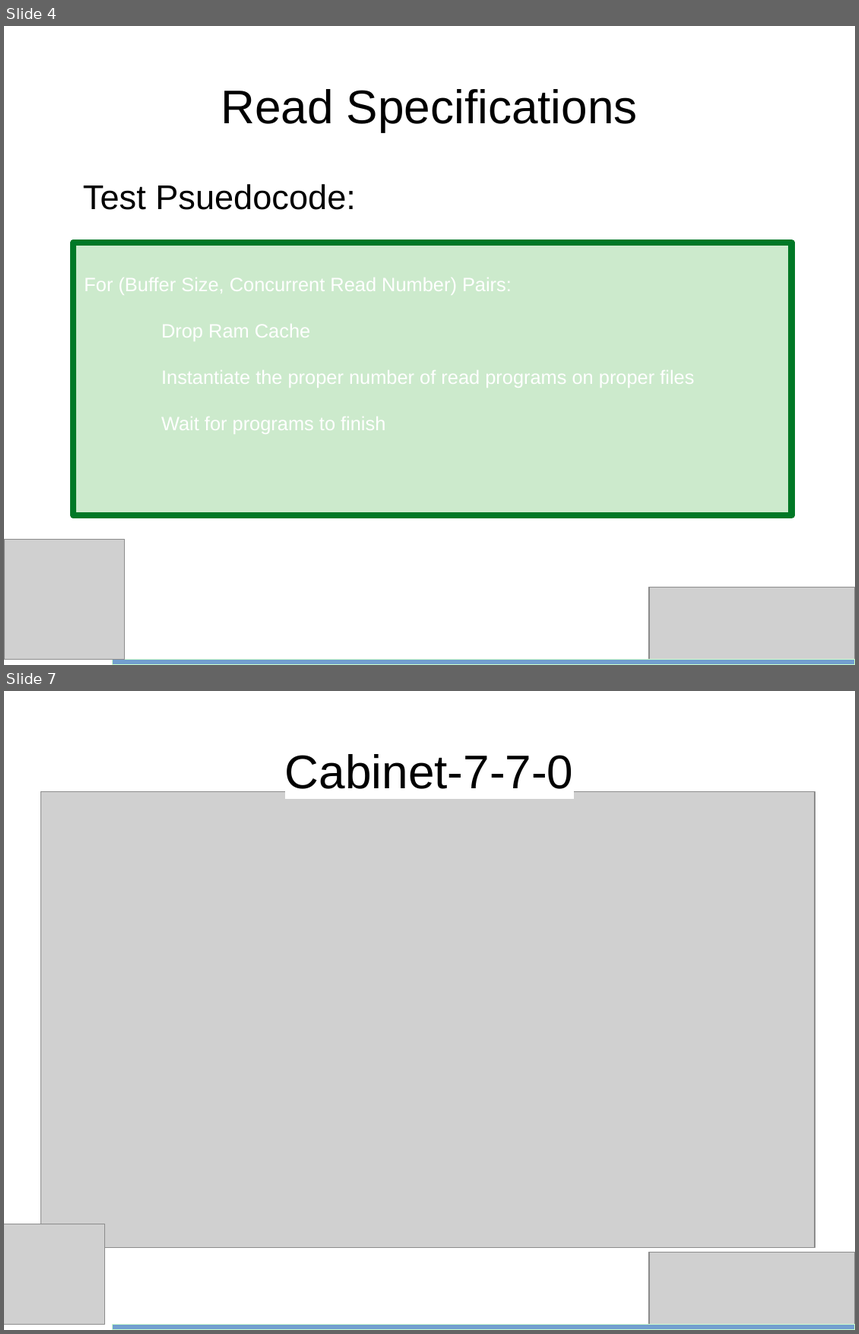
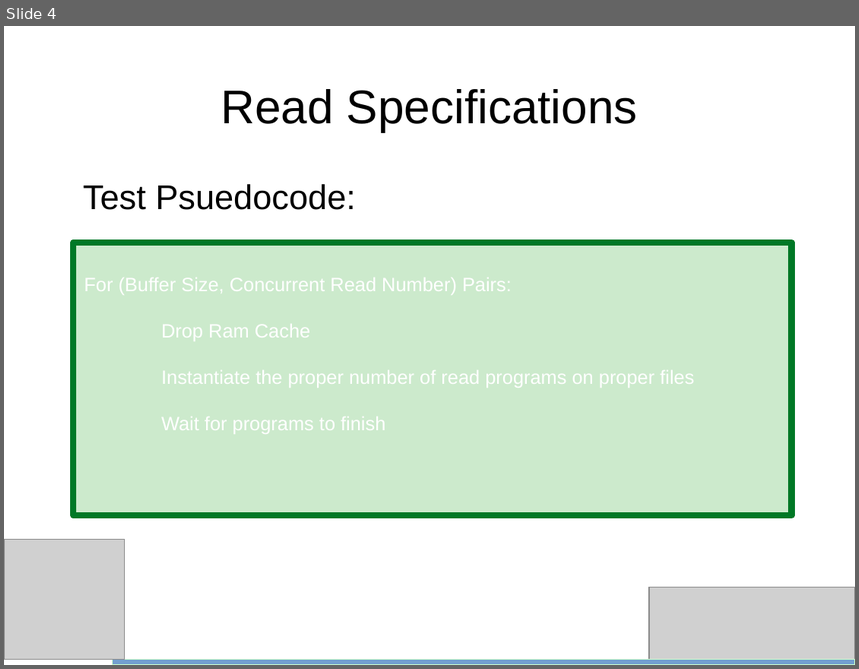
Before and after one commit to bth5032/CMS, a slide deck: Summer_2015/IOHeavyCI/Results/Powerpoints/condor_and_longrun.odp. Shown one above the other, each under a label of ours: slides 4 and 7 before the commit, slide 4 after it; the slides between them are not shown. The pictures are 859x1334 and 859x669 pixels, drawn with LibreOffice and Linux fonts; fonts in the diff are those of the drawing; grey boxes stand for pictures. Boxes give left, top, right and bottom in pixels: in the first picture for what was removed or moved away, otherwise in the second. Text is boxed around its words. In the diff, an @@ line names an element or a change of style, - is before the commit and + after.

```diff
--- a/Summer_2015/IOHeavyCI/Results/Powerpoints/condor_and_longrun.odp
+++ b/Summer_2015/IOHeavyCI/Results/Powerpoints/condor_and_longrun.odp
@@ slide 7 removed at <box>4,691,855,1330</box>, background #FFFFFF @@
@@ title removed at <box>285,754,574,789</box> @@
-Cabinet-7-7-0
@@ picture removed at <box>40,791,815,1247</box> @@
@@ picture removed at <box>4,1224,104,1324</box> @@
@@ picture removed at <box>649,1252,855,1330</box> @@
@@ rectangle removed at <box>112,1324,855,1330</box> @@
```
Also in this commit, not shown: 2 slides changed, 12 slides added, 7 other slides removed, 16 other files.
